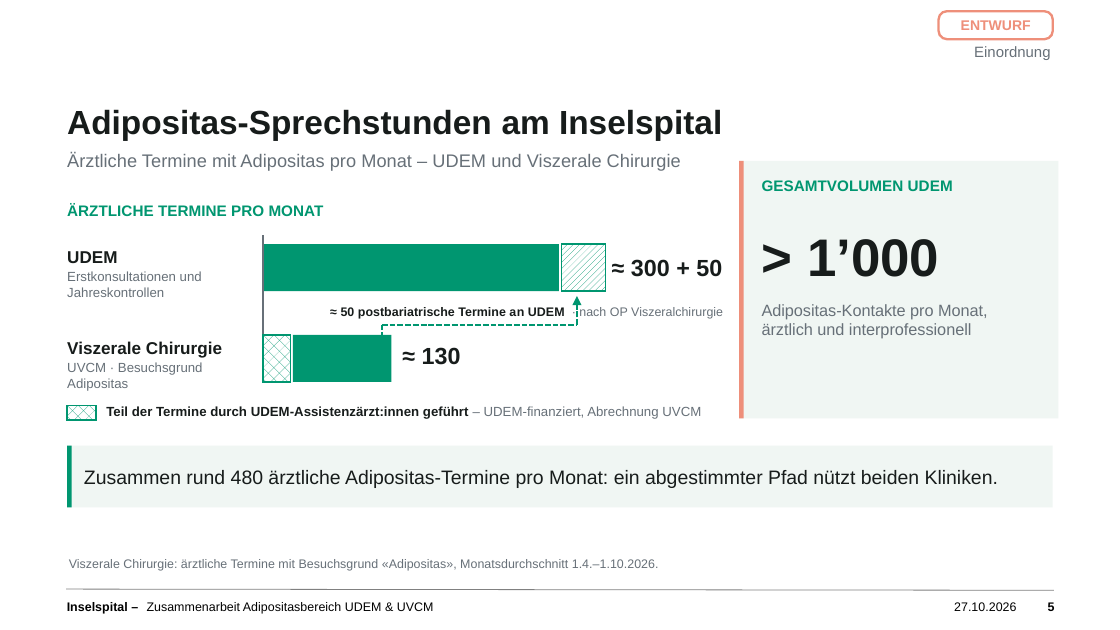
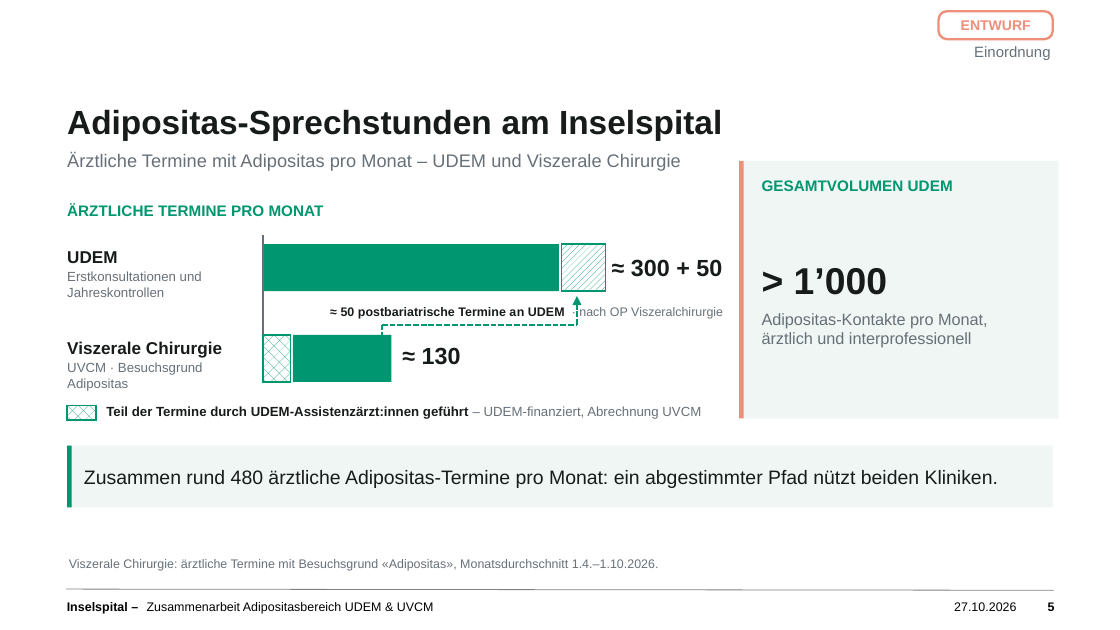
Before and after one commit to salmonplnk/Masterarbeit, a slide deck: slide 5 of praesentation/Zusammenarbeit_Adipositas_UDEM_UVCM_Entwurf_20261022.pptx. Drawn at 1120x630 pixels with LibreOffice and Linux fonts; fonts in the diff are those of the drawing; background and template pictures are left out. Boxes give left, top, right and bottom in pixels: in the first picture for what was removed or moved away, otherwise in the second. Text is boxed around its words. In the diff, an @@ line names an element or a change of style, - is before the commit and + after.

```diff
--- a/praesentation/Zusammenarbeit_Adipositas_UDEM_UVCM_Entwurf_20261022.pptx
+++ b/praesentation/Zusammenarbeit_Adipositas_UDEM_UVCM_Entwurf_20261022.pptx
@@ text "> 1’000": place and size @@
-text "> 1’000" at box(807, 239, 939, 277)
+text "> 1’000" at box(794, 268, 887, 295)
@@ text "> 1’000" at box(794, 268, 887, 295): size 34 to 24 pt @@
@@ text "Adipositas-Kontakte pro Monat,": place and size @@
-text "Adipositas-Kontakte pro Monat," at box(762, 304, 988, 339)
+text "Adipositas-Kontakte pro Monat," at box(762, 313, 988, 348)
```
Also in this commit, not shown: 2 other slides changed.
